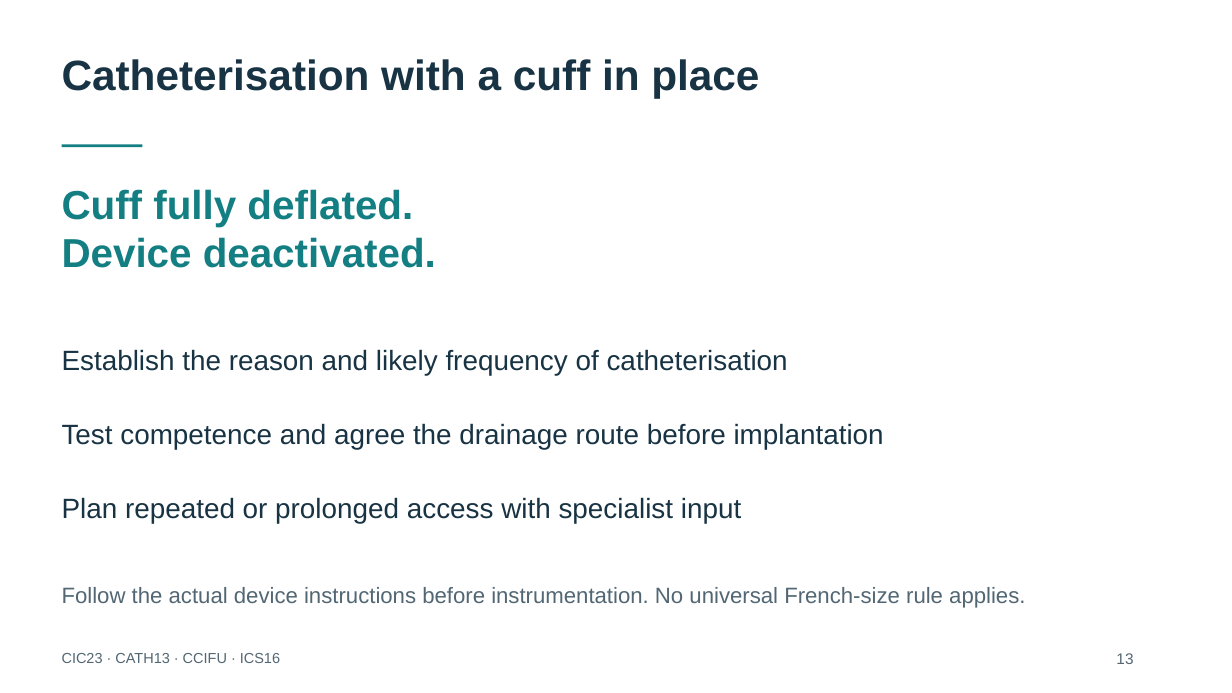
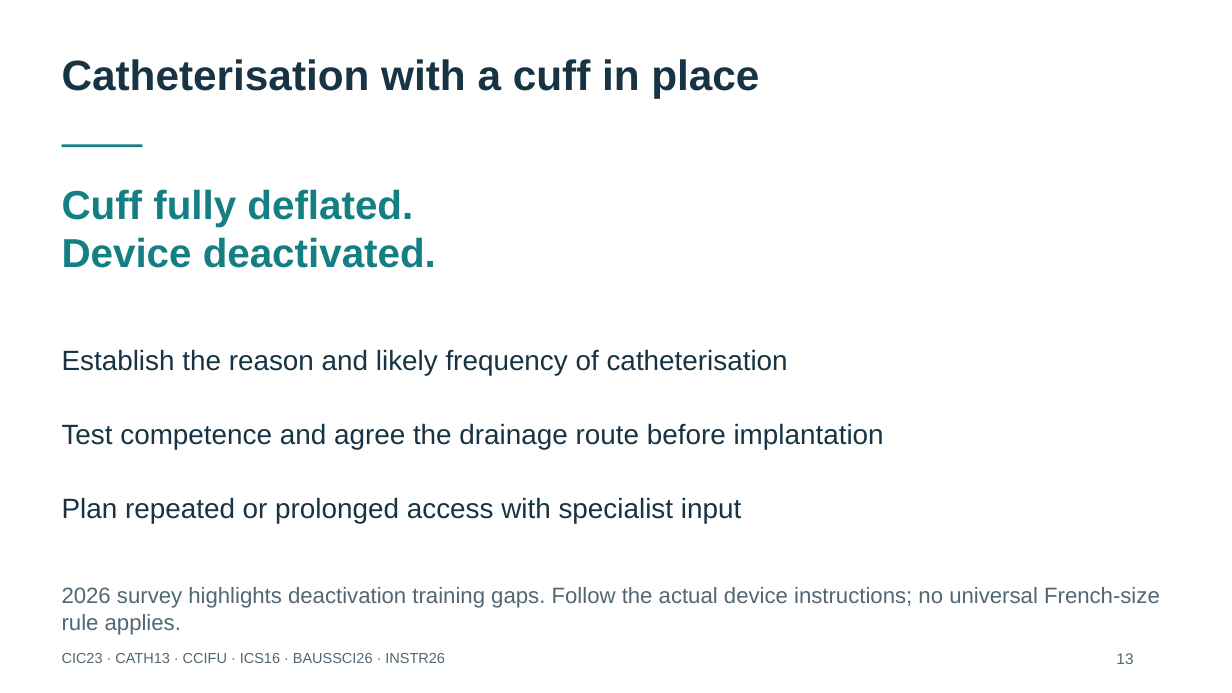
Before and after one commit to nityjr-ctrl/aus-presentation, a slide deck: slide 14 of presentation/AUS-teaching-deck.pptx. Drawn at 1232x693 pixels with LibreOffice and Linux fonts; fonts in the diff are those of the drawing. Boxes give left, top, right and bottom in pixels: in the first picture for what was removed or moved away, otherwise in the second. Text is boxed around its words. In the diff, an @@ line names an element or a change of style, - is before the commit and + after.

```diff
--- a/presentation/AUS-teaching-deck.pptx
+++ b/presentation/AUS-teaching-deck.pptx
@@ text at bbox=[62, 587, 1160, 635]: text changed @@
-Follow the actual device instructions before instrumentation. No universal French-size rule applies.
+2026 survey highlights deactivation training gaps. Follow the actual device instructions; no universal French-size rule applies.
@@ text at bbox=[62, 653, 445, 663]: text changed @@
-CIC23 · CATH13 · CCIFU · ICS16
+CIC23 · CATH13 · CCIFU · ICS16 · BAUSSCI26 · INSTR26
```
Also in this commit, not shown: 27 other slides changed, 3 slides added, 12 other files.
